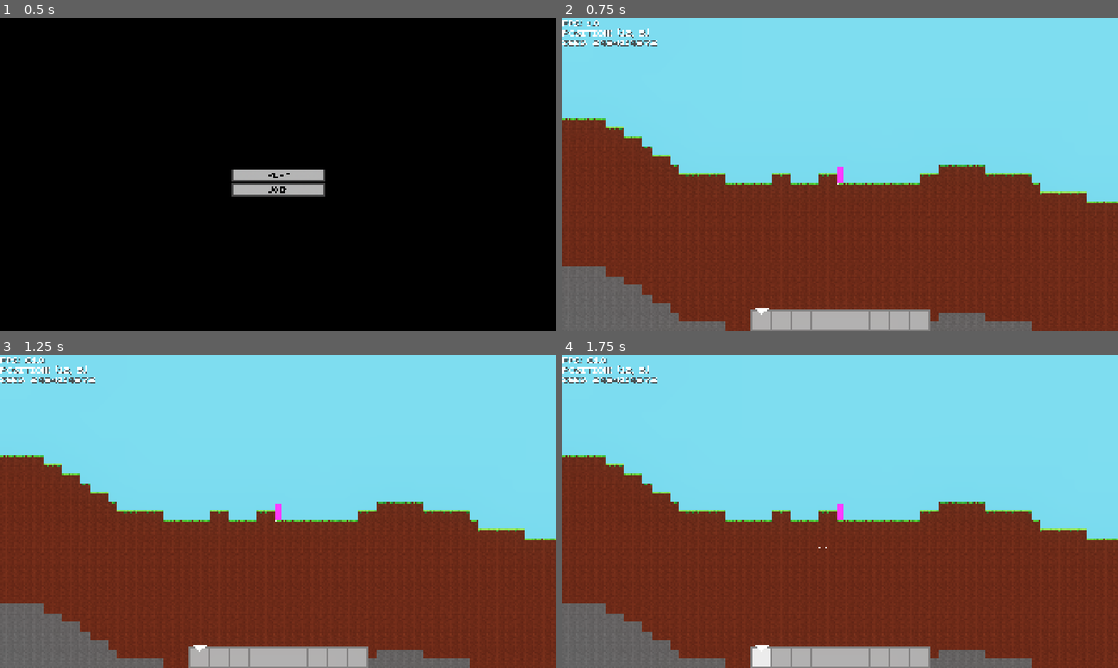
Above: before the commit, frames 1-4 (two rows, left to right).
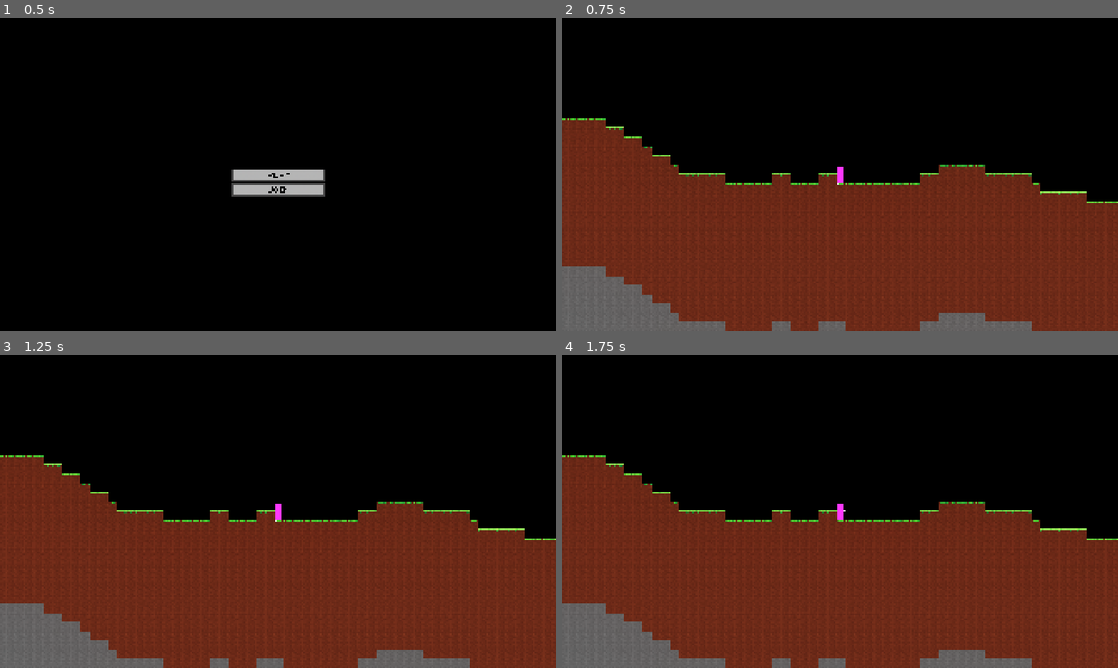
Above: after the commit, the same moments.

Repository: Jpeg0/bladecast
Game: Godot game, scene res://Scenes/MainMenu.tscn
Same seed, same stepped clock (60 frames per second), same inputs: the game is played once before the commit and once after it.
Inputs (mouse positions are in pixels of both pictures, inside the frame that each line leads up to; where the layout moved, square brackets give the same spot in the first picture):
- Up to frame 1 (0.5 s): no input
- Up to frame 2 (0.75 s): click (840, 190) at 0.5 s
- Up to frame 3 (1.25 s): no input
- Up to frame 4 (1.75 s): click (840, 511) [762, 658] at 1.25 s

Frame 1 is identical in both runs. In frame 2, 51% of the frame differs, in the area x 0-100%, y 0-100%; in frame 3, 51%; in frame 4, 51%.

Commit message:
Minor bug fixes

Diff:
--- a/Scenes/Entities/Player.tscn
+++ b/Scenes/Entities/Player.tscn
@@ -50,6 +50,7 @@
 
 [node name="Camera" type="Camera2D" parent="."]
 z_index = -2
+scale = Vector2(0.6, 0.6)
 
 [node name="Sky" type="ColorRect" parent="Camera"]
 light_mask = 0
--- a/Scripts/generate.gd
+++ b/Scripts/generate.gd
@@ -54,6 +54,7 @@
 	camera = player.get_node("Camera")
 	initialised = true
 	player.get_node("Camera/HUD/Debug_Menu/Left/Seed").text = "seed: " + str(world_seed)
+	generate()
 
 func gen_surface_terrain(x: int, y: int) -> void:
 	var terrain_height: float = terrain_noise.get_noise_1d(x) * 16
@@ -96,20 +97,19 @@
 		else: $Background_Blocks.set_cell(block, 0, atlas_background)
 
 func generate() -> void:
-	for cx in range(floor((cpos.x - viewport_size.x) / chunk_size / 32) - 1, ceil((cpos.x + viewport_size.x) / chunk_size / 32) + 1):
-		for cy in range(floor((cpos.y - viewport_size.y) / chunk_size / 32) - 1, ceil((cpos.y + viewport_size.y) / chunk_size / 32) + 1):
-			var chunk = Vector2i(cx, cy)
-			if !generated_chunks.has(chunk):
-				generated_chunks[chunk] = true
-				for x in range(chunk.x * chunk_size, (chunk.x + 1) * chunk_size):
-					for y in range(chunk.y * chunk_size, (chunk.y + 1) * chunk_size):
-						var block = Vector2i(x, y)
-						if !updated_blocks.has(block):
-							force_generate("all", block, x, y)
+	if initialised:
+		for cx in range(floor((cpos.x - viewport_size.x) / chunk_size / 32) - 1, ceil((cpos.x + viewport_size.x) / chunk_size / 32) + 1):
+			for cy in range(floor((cpos.y - viewport_size.y) / chunk_size / 32) - 1, ceil((cpos.y + viewport_size.y) / chunk_size / 32) + 1):
+				var chunk = Vector2i(cx, cy)
+				if !generated_chunks.has(chunk):
+					generated_chunks[chunk] = true
+					for x in range(chunk.x * chunk_size, (chunk.x + 1) * chunk_size):
+						for y in range(chunk.y * chunk_size, (chunk.y + 1) * chunk_size):
+							var block = Vector2i(x, y)
+							if !updated_blocks.has(block):
+								force_generate("all", block, x, y)
 
 
 func _process(_delta: float) -> void:
 	if not world_seed and NetworkManager.Ncache.has("world_seed"): world_seed = NetworkManager.Ncache["world_seed"]
-	if world_seed and player:
-		if not initialised:
-			initialise()
+	if world_seed and player and not initialised: initialise()
--- a/Scripts/player.gd
+++ b/Scripts/player.gd
@@ -25,6 +25,8 @@
 	root.get_node("Blocks").cpos = $Camera.position + position
 	root.get_node("Blocks").generate()
 	chunk_size = root.get_node("Blocks").chunk_size * 16
+	var cscale = get_window().size.x / 1920
+	$Camera.scale = Vector2(cscale, cscale) / $Camera.zoom
 
 func player_movement(delta):
 	velocity.x = Input.get_axis("A", "D") * 128
@@ -64,14 +66,16 @@
 	zoom += zoom / 10
 	if zoom > Vector2(10, 10): zoom = Vector2(10, 10)
 	$Camera.zoom = zoom
-	$Camera.scale = Vector2(1, 1) / $Camera.zoom
+	var cscale = get_window().size.x / 1920
+	$Camera.scale = Vector2(cscale, cscale) / $Camera.zoom
 
 func zoom_out():
 	zoom = $Camera.zoom
 	zoom -= zoom / 10
 	if zoom < Vector2(0.1, 0.1): zoom = Vector2(0.1, 0.1)
 	$Camera.zoom = zoom
-	$Camera.scale = Vector2(1, 1) / $Camera.zoom
+	var cscale = get_window().size.x / 1920
+	$Camera.scale = Vector2(cscale, cscale) / $Camera.zoom
 
 func soft_collision():
 	for entity in root.get_node("Entities").get_children() + root.get_node("Players").get_children():
@@ -82,9 +86,6 @@
 		else: soft_collision_velocity.x = 0
 
 func _process(delta: float) -> void:
-	player_movement(delta)
-	block_clicked()
-	soft_collision()
 	current_pos = Vector2i(position / chunk_size) * chunk_size
 	prev_zoom = zoom
 	if Input.is_action_pressed("Zoom"): camera_zoom()
@@ -94,4 +95,8 @@
 		root.get_node("Blocks").generate()
 	prev_pos = current_pos
 	velocity += soft_collision_velocity
-	move_and_slide()
+	if root.get_node("Blocks").initialised:
+		player_movement(delta)
+		block_clicked()
+		soft_collision()
+		move_and_slide()
